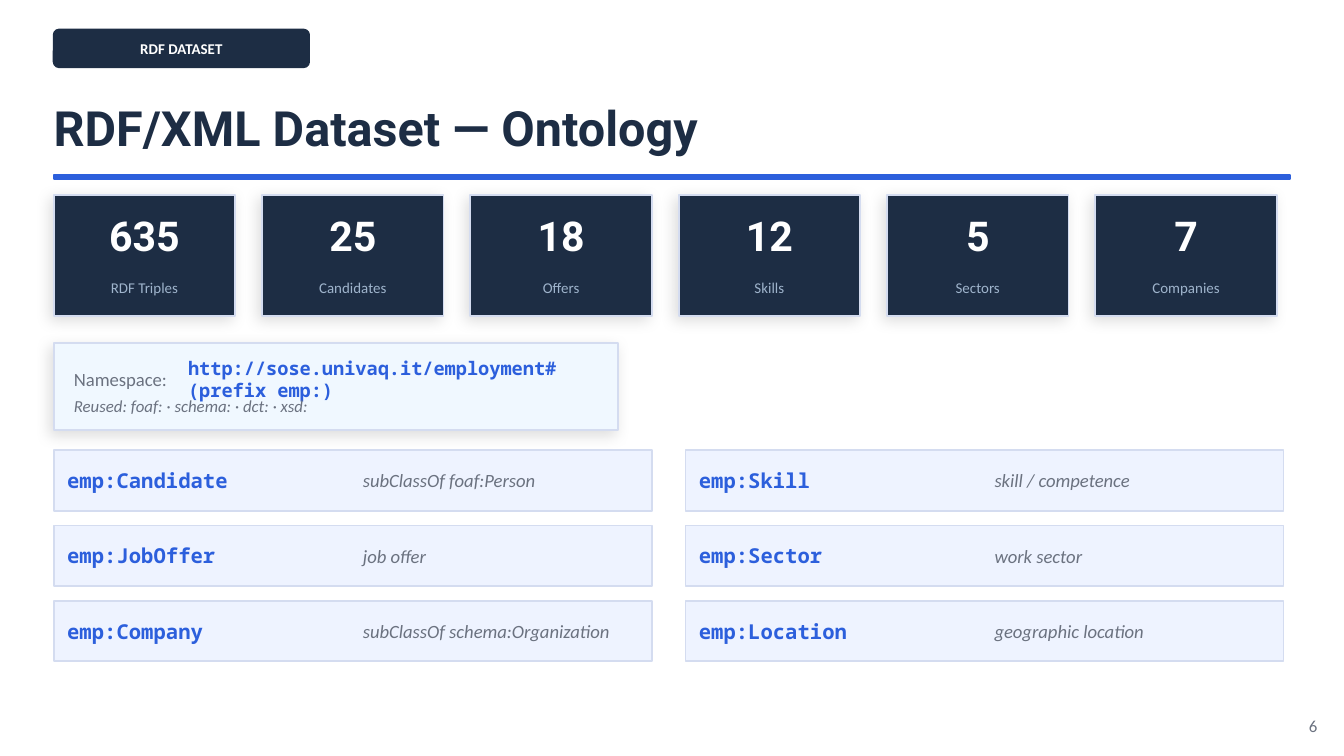
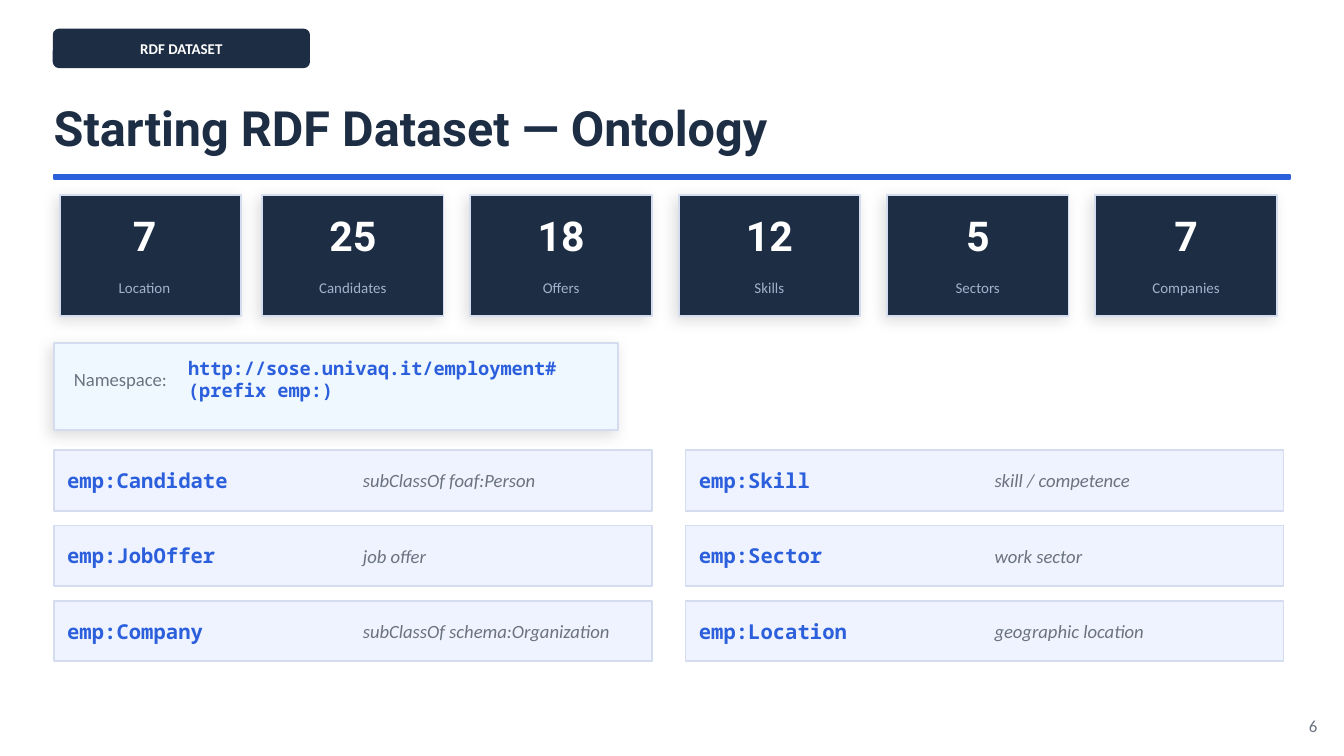
Before and after one commit to ediscota/SOSE-Homework, a slide deck: slide 6 of slides/SoSE-Employment-DaaS-EaaS.pptx. Drawn at 1344x756 pixels with LibreOffice and Linux fonts; fonts in the diff are those of the drawing. Boxes give left, top, right and bottom in pixels: in the first picture for what was removed or moved away, otherwise in the second. Text is boxed around its words. In the diff, an @@ line names an element or a change of style, - is before the commit and + after.

```diff
--- a/slides/SoSE-Employment-DaaS-EaaS.pptx
+++ b/slides/SoSE-Employment-DaaS-EaaS.pptx
@@ text at [54, 109, 767, 157]: text changed @@
-RDF/XML Dataset — Ontology
+Starting RDF Dataset — Ontology
@@ rectangle: place and size @@
-rectangle at [54, 195, 235, 316]
+rectangle at [60, 195, 242, 316]
@@ text at [133, 221, 157, 251]: text changed @@
-635
+7
@@ text at [119, 283, 170, 293]: text changed @@
-RDF Triples
+Location
@@ text removed at [74, 399, 308, 414] @@
-Reused: foaf: · schema: · dct: · xsd:
```
Also in this commit, not shown: 13 other slides changed, 1 slide removed, 1 other file.
